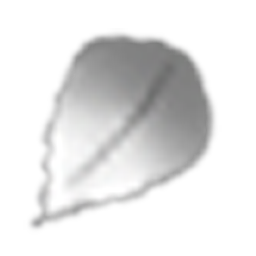
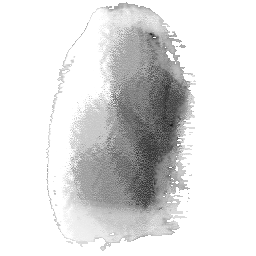
Layer changes from the first 256px x 256px image to the second:
added layer "Ebene 5" above "Ebene 6" over (x1=46, y1=2, x2=196, y2=251)
hid "Ebene 3 Kopie 9" over (x1=27, y1=28, x2=218, y2=239)
added layer "Ebene 8" above "Ebene 0" over (x1=46, y1=2, x2=196, y2=251)